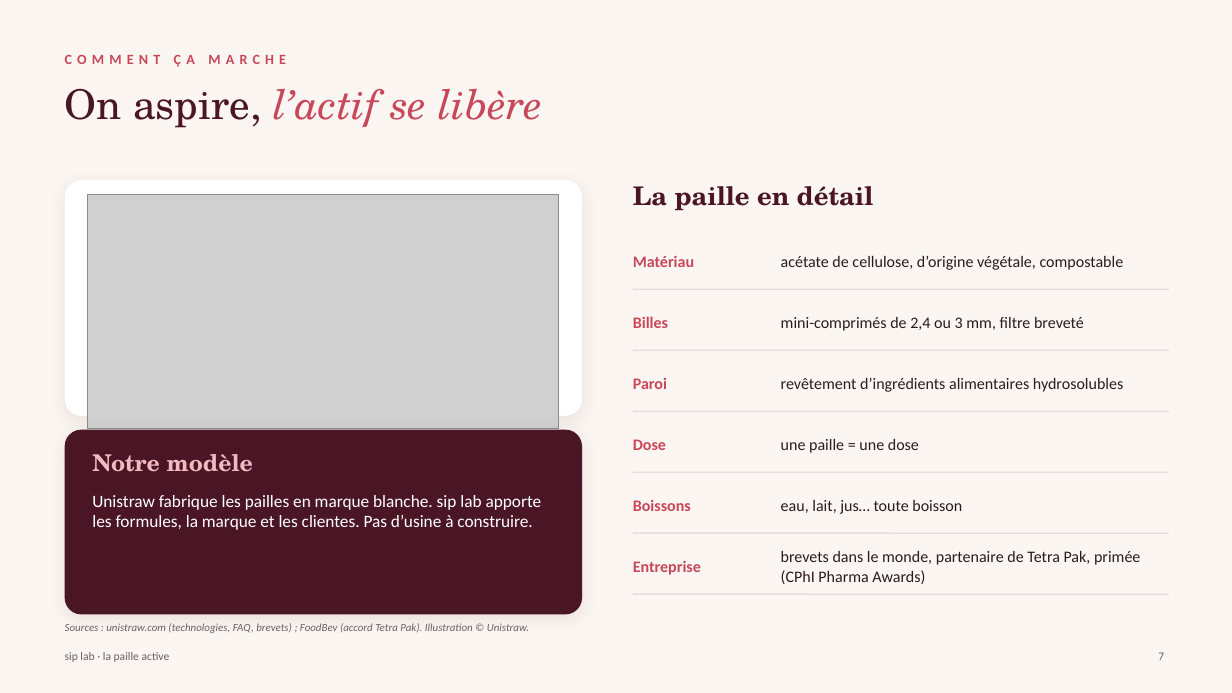
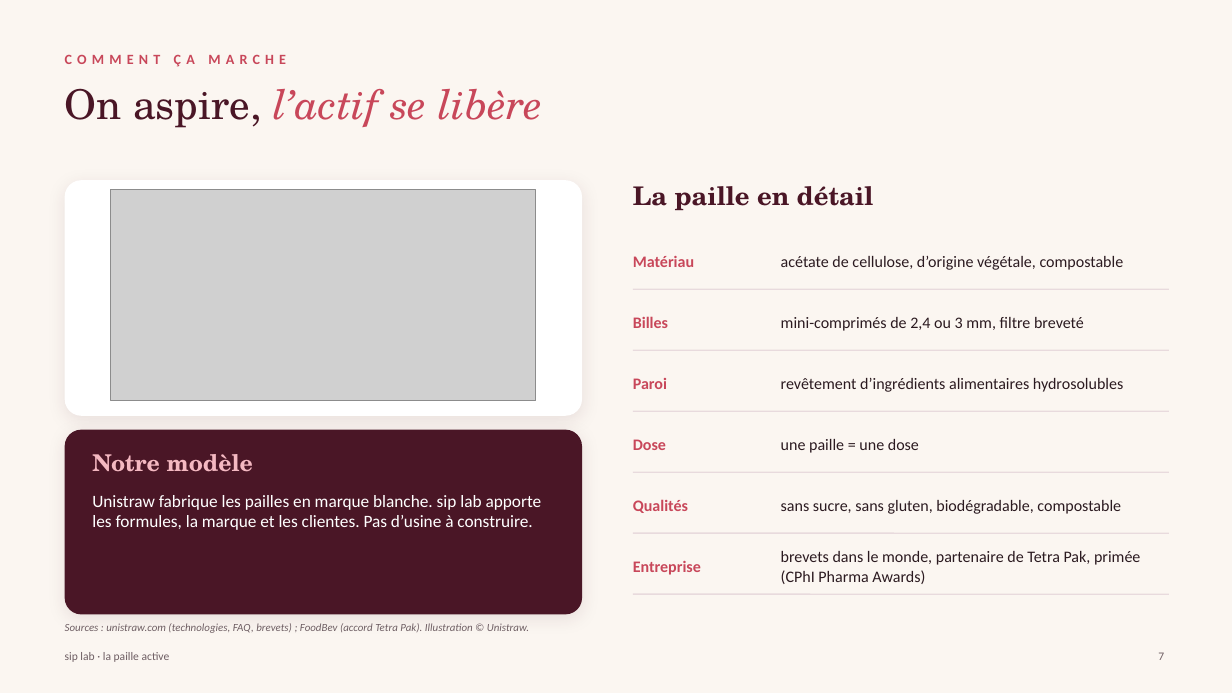
Before and after one commit to nisrine-max/mon-sitee, a slide deck: slide 7 of Dossier_sip_lab/10_Pitchs_et_presentations/Pitch_PEPITE_sip_lab.pptx. Drawn at 1232x693 pixels with LibreOffice and Linux fonts; fonts in the diff are those of the drawing; grey boxes stand for pictures. Boxes give left, top, right and bottom in pixels: in the first picture for what was removed or moved away, otherwise in the second. Text is boxed around its words. In the diff, an @@ line names an element or a change of style, - is before the commit and + after.

```diff
--- a/Dossier_sip_lab/10_Pitchs_et_presentations/Pitch_PEPITE_sip_lab.pptx
+++ b/Dossier_sip_lab/10_Pitchs_et_presentations/Pitch_PEPITE_sip_lab.pptx
@@ picture: place and size @@
-picture at bbox=[88, 194, 559, 429]
+picture at bbox=[111, 189, 536, 401]
@@ text at bbox=[633, 499, 688, 513]: text changed @@
-Boissons
+Qualités
@@ text at bbox=[781, 500, 1121, 514]: text changed @@
-eau, lait, jus… toute boisson
+sans sucre, sans gluten, biodégradable, compostable
```
Also in this commit, not shown: 5 other slides changed, 1 slide added, 1 other file.
